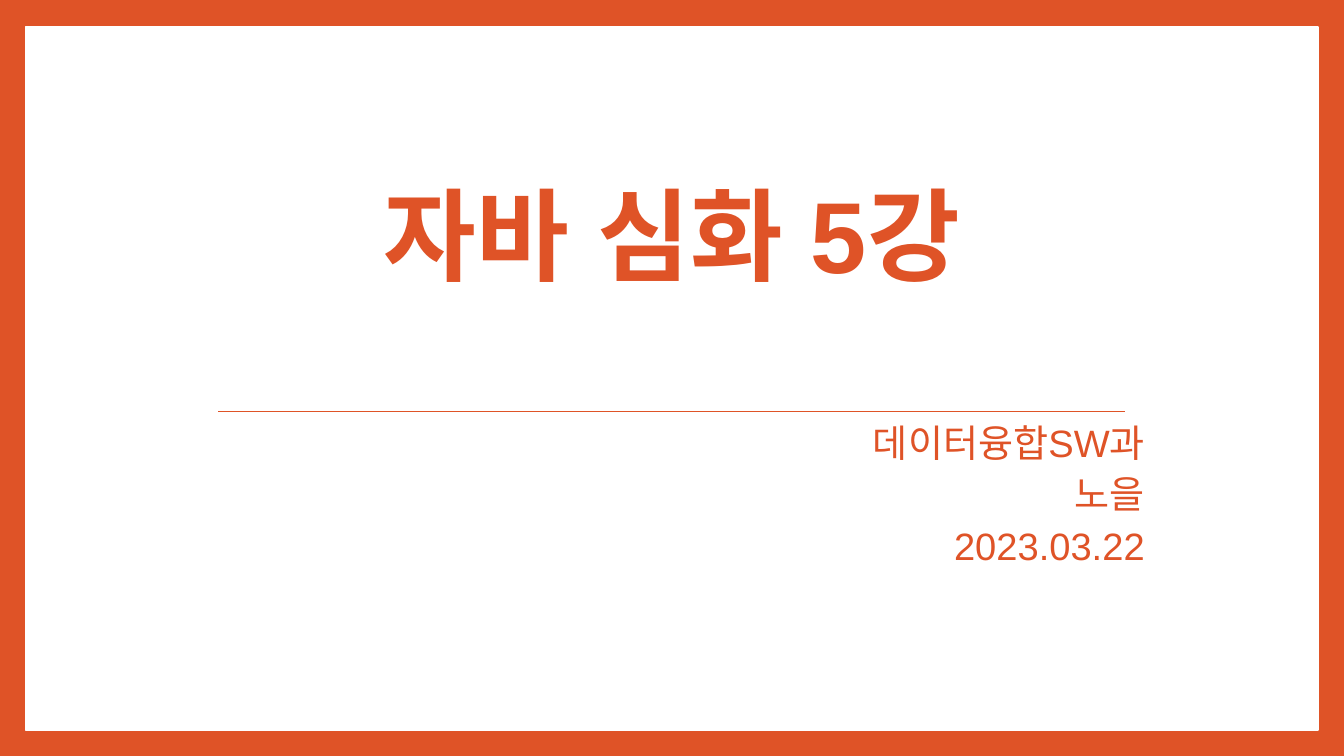
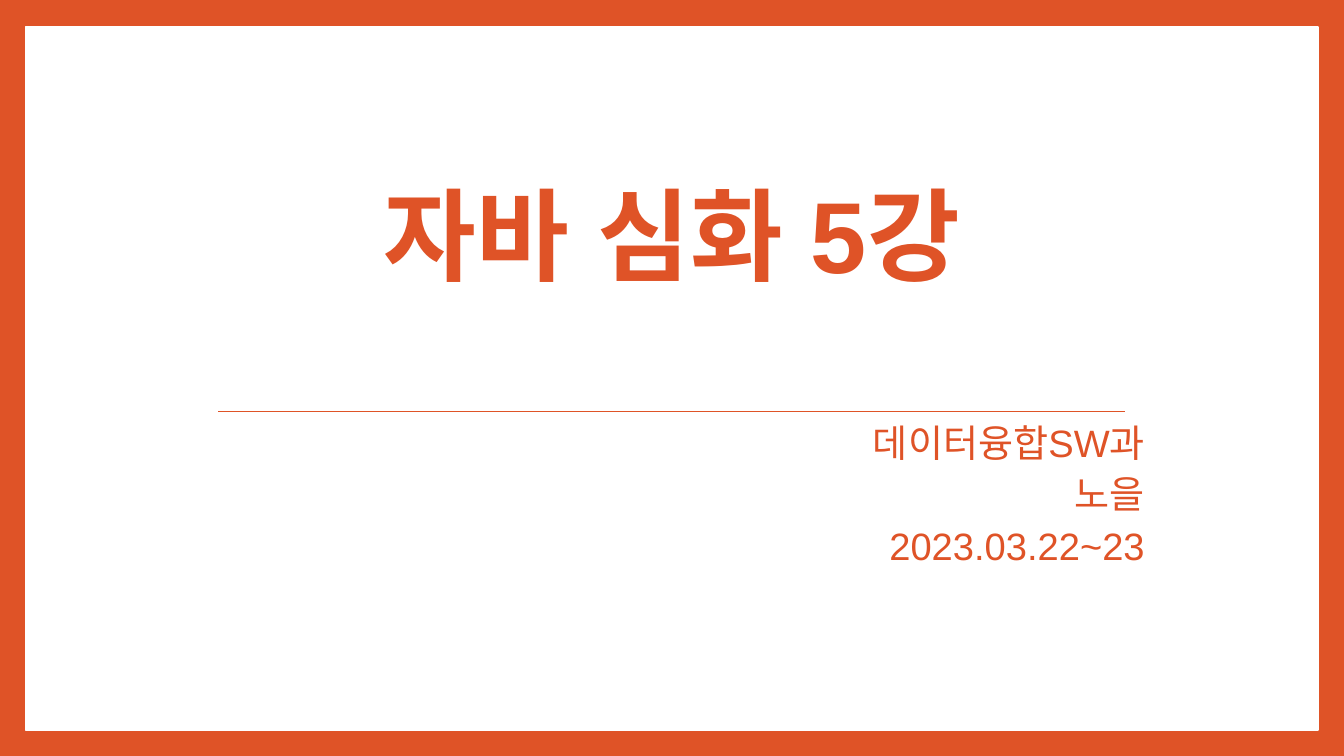
Before and after one commit to noheul1030/KOPO-JAVA2, a slide deck: slide 1 of 자바심화PPT과제/자바심화 5강.pptx. Drawn at 1344x756 pixels with LibreOffice and Linux fonts; fonts in the diff are those of the drawing. Boxes give left, top, right and bottom in pixels: in the first picture for what was removed or moved away, otherwise in the second. Text is boxed around its words. In the diff, an @@ line names an element or a change of style, - is before the commit and + after.

```diff
--- a/자바심화PPT과제/자바심화 5강.pptx
+++ b/자바심화PPT과제/자바심화 5강.pptx
@@ subtitle at [889,533,1144,561]: text changed @@
-2023.03.22
+2023.03.22~23
```
Also in this commit, not shown: 1 other slide changed, 3 slides added, 4 other files.
